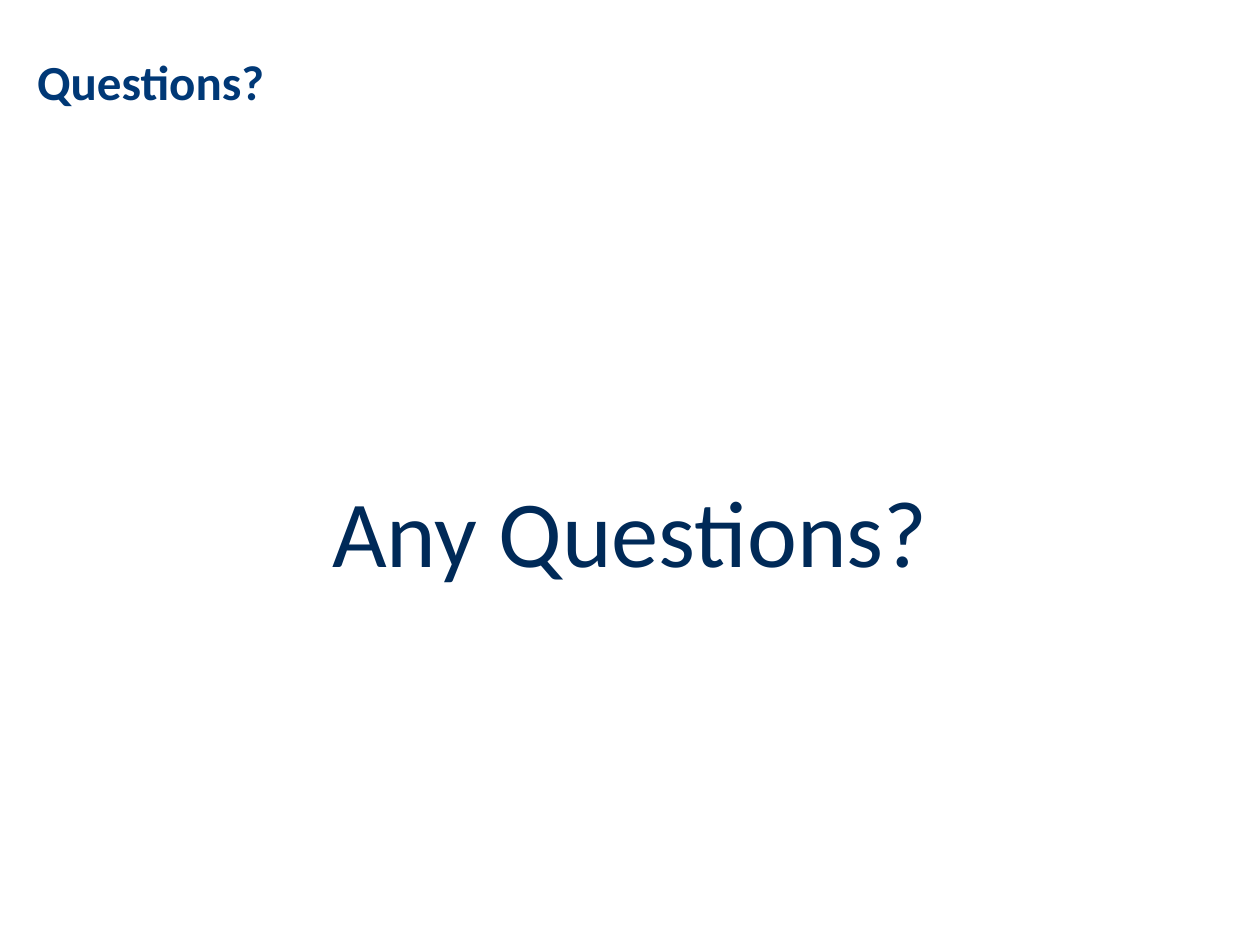
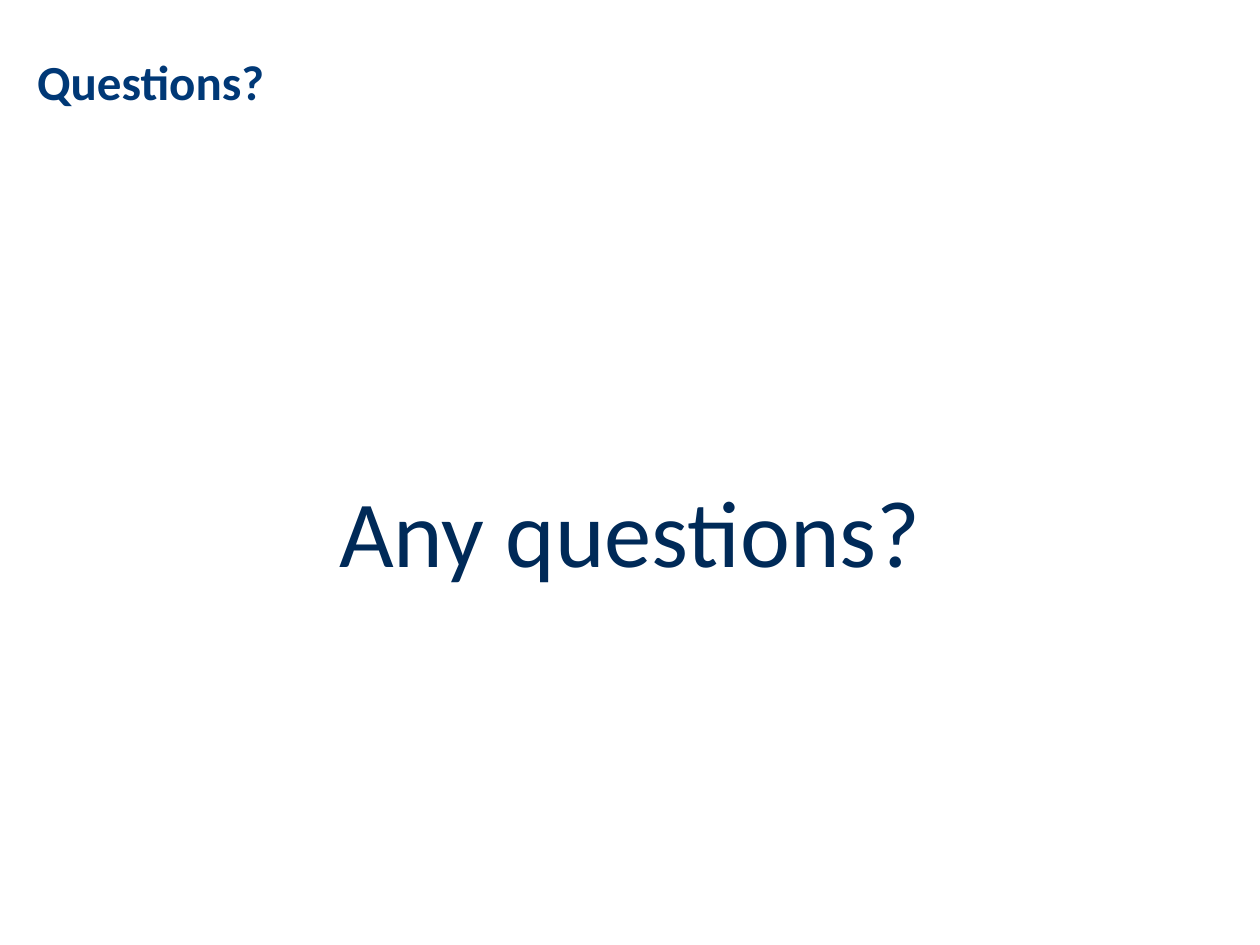
Before and after one commit to ahmad-emanuel/ORB-DARP-Project, a slide deck: slide 8 of Presentation/presentation.pptx. Drawn at 1260x945 pixels with LibreOffice and Linux fonts; fonts in the diff are those of the drawing; background and template pictures are left out. Boxes give left, top, right and bottom in pixels: in the first picture for what was removed or moved away, otherwise in the second. Text is boxed around its words. In the diff, an @@ line names an element or a change of style, - is before the commit and + after.

```diff
--- a/Presentation/presentation.pptx
+++ b/Presentation/presentation.pptx
@@ text at <box>339,501,921,583</box>: text changed @@
-Any Questions?
+Any questions?
```
Also in this commit, not shown: 4 other slides changed, 1 other file.
